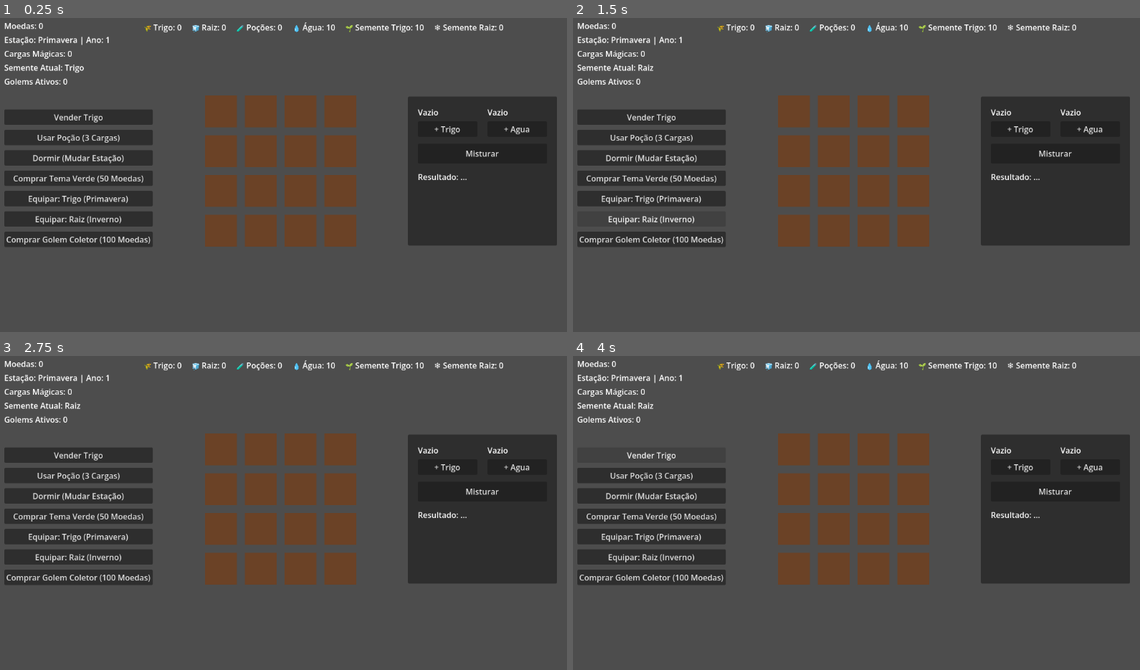
Above: before the commit, frames 1-4 (two rows, left to right).
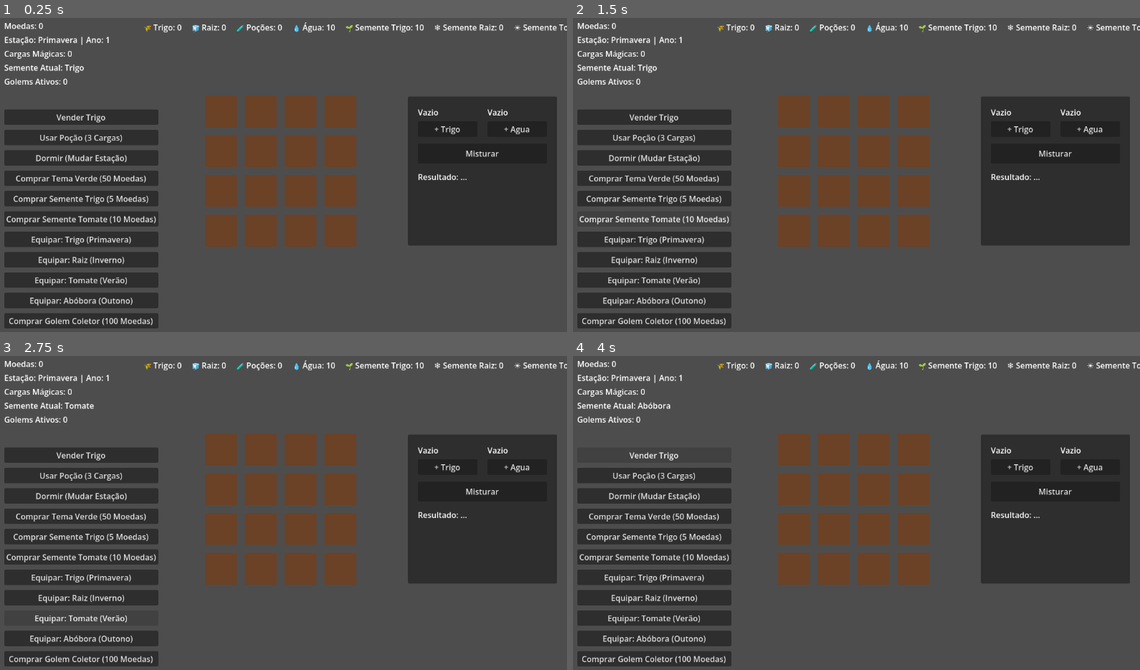
Above: after the commit, the same moments.

Repository: LeandroSatsuki/Cauldron-Crops
Game: Godot game, scene res://Scenes/Main.tscn
The game is run twice, just before and just after one commit, with the same random seed, the same clock (stepped at 60 frames per second) and the same inputs.
Inputs (mouse positions are in pixels of both pictures, inside the frame that each line leads up to):
- Up to frame 1 (0.25 s): no input
- Up to frame 2 (1.5 s): click (652, 200) at 0.5 s, where only the run after the commit has a clickable "Comprar Semente Trigo (5 Moed…"; click (652, 218) at 1.25 s, where only the run after the commit has a clickable "Comprar Semente Tomate (10 Mo…"
- Up to frame 3 (2.75 s): click (79, 616) at 2 s, where only the run after the commit has a clickable "Equipar: Tomate (Verão)"
- Up to frame 4 (4 s): click (652, 638) at 2.75 s, where only the run after the commit has a clickable "Equipar: Abóbora (Outono)"; click "Vender Trigo" at 3.5 s

The runs differ from the first frame. In frame 1, 7.1% of the frame differs, in the area x 0-100%, y 2-99%; in frame 2, 7.1%; in frame 3, 6.0%; in frame 4, 7.1%.

Commit message:
economia completa e sementes funcionando

Diff:
--- a/Scenes/UI.tscn
+++ b/Scenes/UI.tscn
@@ -36,7 +36,7 @@
 offset_left = 20.0
 offset_top = 200.0
 offset_right = 250.0
-offset_bottom = 550.0
+offset_bottom = 600.0
 theme_override_constants/separation = 10
 
 [node name="VenderButton" type="Button" parent="LeftPanel"]
@@ -55,6 +55,14 @@
 layout_mode = 2
 text = "Comprar Tema Verde (50 Moedas)"
 
+[node name="ComprarTrigoButton" type="Button" parent="LeftPanel"]
+layout_mode = 2
+text = "Comprar Semente Trigo (5 Moedas)"
+
+[node name="ComprarVeraoButton" type="Button" parent="LeftPanel"]
+layout_mode = 2
+text = "Comprar Semente Tomate (10 Moedas)"
+
 [node name="EquiparTrigoButton" type="Button" parent="LeftPanel"]
 layout_mode = 2
 text = "Equipar: Trigo (Primavera)"
@@ -63,6 +71,14 @@
 layout_mode = 2
 text = "Equipar: Raiz (Inverno)"
 
+[node name="EquiparVeraoButton" type="Button" parent="LeftPanel"]
+layout_mode = 2
+text = "Equipar: Tomate (Verão)"
+
+[node name="EquiparOutonoButton" type="Button" parent="LeftPanel"]
+layout_mode = 2
+text = "Equipar: Abóbora (Outono)"
+
 [node name="ComprarGolemButton" type="Button" parent="LeftPanel"]
 layout_mode = 2
 text = "Comprar Golem Coletor (100 Moedas)"
@@ -70,7 +86,7 @@
 [node name="InventoryBar" type="HBoxContainer" parent="."]
 offset_left = 300.0
 offset_top = 20.0
-offset_right = 1000.0
+offset_right = 1150.0
 offset_bottom = 50.0
 theme_override_constants/separation = 20
 
@@ -97,3 +113,11 @@
 [node name="SementeInvernoLabel" type="Label" parent="InventoryBar"]
 layout_mode = 2
 text = "❄️ Semente Raiz: 0"
+
+[node name="SementeVeraoLabel" type="Label" parent="InventoryBar"]
+layout_mode = 2
+text = "☀️ Semente Tomate: 0"
+
+[node name="SementeOutonoLabel" type="Label" parent="InventoryBar"]
+layout_mode = 2
+text = "🍁 Semente Abóbora: 0"
--- a/Scripts/Database.gd
+++ b/Scripts/Database.gd
@@ -14,6 +14,22 @@
 	"estacao_ideal": SeasonManager.Estacao.INVERNO
 }
 
+var semente_verao: Dictionary = {
+	"nome": "Tomate do Sol",
+	"tempo_crescimento_segundos": 5.0,
+	"produto_colheita": "tomate_sol",
+	"valor_venda": 25,
+	"estacao_ideal": SeasonManager.Estacao.VERAO
+}
+
+var semente_outono: Dictionary = {
+	"nome": "Abóbora Sombria",
+	"tempo_crescimento_segundos": 6.0,
+	"produto_colheita": "abobora_sombria",
+	"valor_venda": 35,
+	"estacao_ideal": SeasonManager.Estacao.OUTONO
+}
+
 var receitas_alquimia: Dictionary = {
 	"agua_trigo": "pocao_crescimento",
 	"carvao_trigo": "pocao_aceleradora",
--- a/Scripts/UI.gd
+++ b/Scripts/UI.gd
@@ -10,8 +10,12 @@
 @onready var usar_pocao_button: Button = $LeftPanel/UsarPocaoButton
 @onready var dormir_button: Button = $LeftPanel/DormirButton
 @onready var comprar_cosmetico_button: Button = $LeftPanel/ComprarCosmeticoButton
+@onready var comprar_trigo_button: Button = $LeftPanel/ComprarTrigoButton
+@onready var comprar_verao_button: Button = $LeftPanel/ComprarVeraoButton
 @onready var equipar_trigo_button: Button = $LeftPanel/EquiparTrigoButton
 @onready var equipar_inverno_button: Button = $LeftPanel/EquiparInvernoButton
+@onready var equipar_verao_button: Button = $LeftPanel/EquiparVeraoButton
+@onready var equipar_outono_button: Button = $LeftPanel/EquiparOutonoButton
 @onready var comprar_golem_button: Button = $LeftPanel/ComprarGolemButton
 
 @onready var trigo_label: Label = $InventoryBar/TrigoLabel
@@ -20,6 +24,8 @@
 @onready var agua_label: Label = $InventoryBar/AguaLabel
 @onready var semente_basica_label: Label = $InventoryBar/SementeBasicaLabel
 @onready var semente_inverno_label: Label = $InventoryBar/SementeInvernoLabel
+@onready var semente_verao_label: Label = $InventoryBar/SementeVeraoLabel
+@onready var semente_outono_label: Label = $InventoryBar/SementeOutonoLabel
 
 func _ready() -> void:
 	if vender_button:
@@ -30,10 +36,18 @@
 		dormir_button.pressed.connect(_on_dormir_button_pressed)
 	if comprar_cosmetico_button:
 		comprar_cosmetico_button.pressed.connect(_on_comprar_cosmetico_button_pressed)
+	if comprar_trigo_button:
+		comprar_trigo_button.pressed.connect(_on_comprar_trigo_button_pressed)
+	if comprar_verao_button:
+		comprar_verao_button.pressed.connect(_on_comprar_verao_button_pressed)
 	if equipar_trigo_button:
 		equipar_trigo_button.pressed.connect(_on_equipar_trigo_button_pressed)
 	if equipar_inverno_button:
 		equipar_inverno_button.pressed.connect(_on_equipar_inverno_button_pressed)
+	if equipar_verao_button:
+		equipar_verao_button.pressed.connect(_on_equipar_verao_button_pressed)
+	if equipar_outono_button:
+		equipar_outono_button.pressed.connect(_on_equipar_outono_button_pressed)
 	if comprar_golem_button:
 		comprar_golem_button.pressed.connect(_on_comprar_golem_button_pressed)
 
@@ -45,7 +59,14 @@
 	if cargas_label:
 		cargas_label.text = "Cargas Mágicas: " + str(GlobalInventory.cargas_crescimento)
 	if semente_label:
-		semente_label.text = "Semente Atual: " + ("Trigo" if GlobalInventory.semente_selecionada == "semente_basica" else "Raiz")
+		var nome = "Trigo"
+		if GlobalInventory.semente_selecionada == "semente_inverno":
+			nome = "Raiz"
+		elif GlobalInventory.semente_selecionada == "semente_verao":
+			nome = "Tomate"
+		elif GlobalInventory.semente_selecionada == "semente_outono":
+			nome = "Abóbora"
+		semente_label.text = "Semente Atual: " + nome
 	if golems_label:
 		golems_label.text = "Golems Ativos: " + str(EconomyManager.total_golems)
 
@@ -61,6 +82,10 @@
 		semente_basica_label.text = "🌱 Semente Trigo: " + str(GlobalInventory.inventario.get("semente_basica", 0))
 	if semente_inverno_label:
 		semente_inverno_label.text = "❄️ Semente Raiz: " + str(GlobalInventory.inventario.get("semente_inverno", 0))
+	if semente_verao_label:
+		semente_verao_label.text = "☀️ Semente Tomate: " + str(GlobalInventory.inventario.get("semente_verao", 0))
+	if semente_outono_label:
+		semente_outono_label.text = "🍁 Semente Abóbora: " + str(GlobalInventory.inventario.get("semente_outono", 0))
 
 func _on_vender_button_pressed() -> void:
 	if GlobalInventory.remover_item("trigo", 1):
@@ -79,11 +104,27 @@
 		print("Tema comprado e aplicado!")
 		RenderingServer.set_default_clear_color(Color(0.1, 0.4, 0.1))
 
+func _on_comprar_trigo_button_pressed() -> void:
+	if EconomyManager.remover_moedas(5):
+		GlobalInventory.adicionar_item("semente_basica", 1)
+		criar_texto_flutuante("+1 Semente Trigo", get_viewport().get_mouse_position(), Color.YELLOW)
+
+func _on_comprar_verao_button_pressed() -> void:
+	if EconomyManager.remover_moedas(10):
+		GlobalInventory.adicionar_item("semente_verao", 1)
+		criar_texto_flutuante("+1 Semente Tomate", get_viewport().get_mouse_position(), Color.YELLOW)
+
 func _on_equipar_trigo_button_pressed() -> void:
 	GlobalInventory.semente_selecionada = "semente_basica"
 
 func _on_equipar_inverno_button_pressed() -> void:
 	GlobalInventory.semente_selecionada = "semente_inverno"
+
+func _on_equipar_verao_button_pressed() -> void:
+	GlobalInventory.semente_selecionada = "semente_verao"
+
+func _on_equipar_outono_button_pressed() -> void:
+	GlobalInventory.semente_selecionada = "semente_outono"
 
 func _on_comprar_golem_button_pressed() -> void:
 	if EconomyManager.remover_moedas(100):
